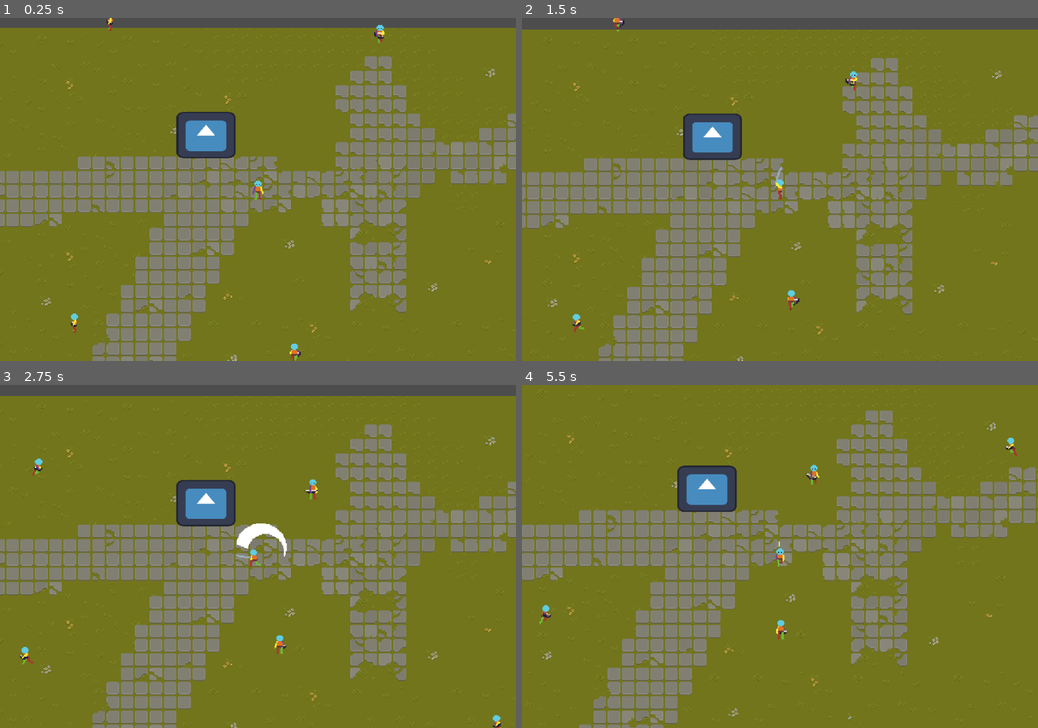
Above: before the commit, frames 1-4 (two rows, left to right).
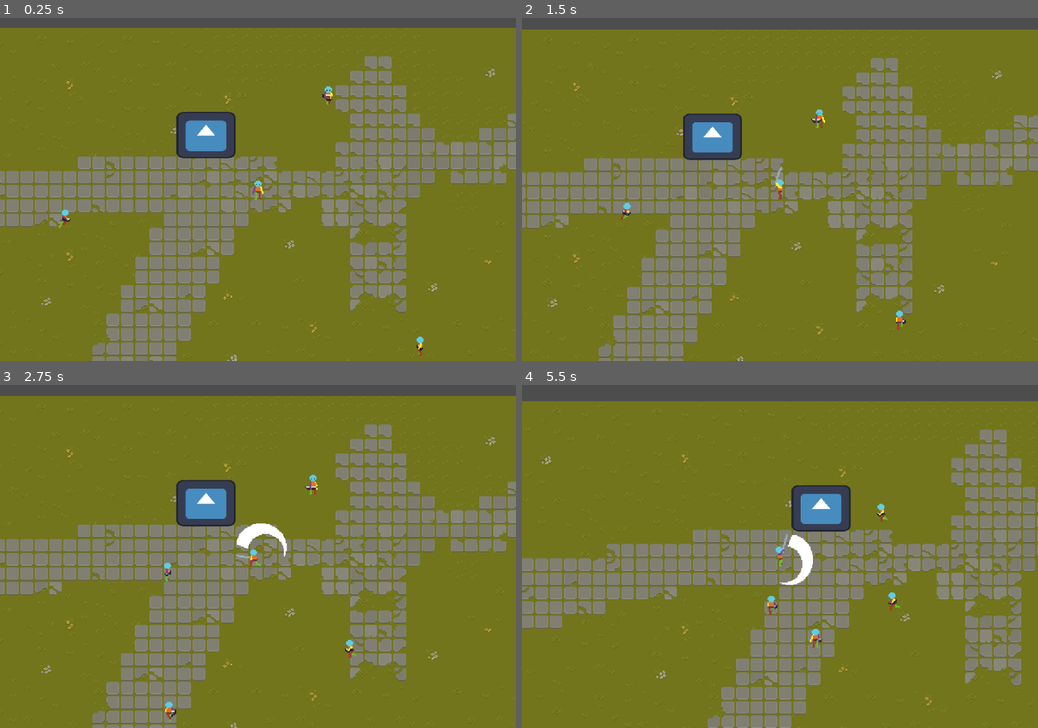
Above: after the commit, the same moments.

Repository: DmNiv/Tekoha
Game: Godot game, scene res://levels/teste.tscn
The game is run twice, just before and just after one commit, with the same random seed, the same clock (stepped at 60 frames per second) and the same inputs. The engine's default icon, where the game draws it, is replaced by a stand-in: a white triangle on a blue panel in a dark square.
Inputs (mouse positions are in pixels of both pictures, inside the frame that each line leads up to):
- Up to frame 1 (0.25 s): no input
- Up to frame 2 (1.5 s): move the mouse to (893, 172) at 0.52 s; hold D (move_right) 0.53-1.28 s; click (893, 172) at 0.6 s; move the mouse to (676, 206) at 1.27 s; hold S (move_down) from 1.28 s (still down); click (676, 206) at 1.35 s
- Up to frame 3 (2.75 s): move the mouse to (309, 481) at 2.02 s; release S (move_down) at 2.03 s; hold D (move_right) from 2.03 s (still down); right-click (309, 481) at 2.1 s; click (309, 481) at 2.3 s
- Up to frame 4 (5.5 s): move the mouse to (754, 625) at 2.77 s; release D (move_right) at 2.78 s; hold W (move_up) 2.78-3.53 s; click (754, 625) at 2.85 s; move the mouse to (934, 607) at 3.52 s; hold A (move_left) 3.53-5.03 s; click (934, 607) at 3.6 s; move the mouse to (625, 505) at 4.27 s; right-click (625, 505) at 4.35 s; click (625, 505) at 4.55 s; move the mouse to (805, 556) at 5.02 s; hold S (move_down) from 5.03 s (still down); click (805, 556) at 5.1 s

The runs differ from the first frame. In frame 1, 0.4% of the frame differs, in the area x 11-83%, y 0-100%; in frame 2, 0.5%; in frame 3, 0.5%; in frame 4, 42%, in the area x 0-100%, y 0-100%.

Commit message:
stun implementado

Diff:
--- a/tekoha/enemies/arrow.gd
+++ b/tekoha/enemies/arrow.gd
@@ -16,6 +16,7 @@
 func _process(delta: float) -> void:
 	animation_tree.set("parameters/blend_position", direction)
 	position += direction * speed * delta
+	attack.attack_position = global_position
 
 
 func _on_hitbox_component_area_entered(area: Area2D) -> void:
--- a/tekoha/enemies/enemy_ranged/animation_tree.gd
+++ b/tekoha/enemies/enemy_ranged/animation_tree.gd
@@ -10,3 +10,4 @@
 	set("parameters/Walk/blend_position", enemy_ranged.move_direction)
 	set("parameters/RangeAttack01/blend_position", enemy_ranged.last_facing_direction)
 	set("parameters/AttackEnd/blend_position", enemy_ranged.last_facing_direction)
+	set("parameters/Stun/blend_position", -enemy_ranged.velocity)
--- a/tekoha/enemies/enemy_ranged/enemy_ranged.gd
+++ b/tekoha/enemies/enemy_ranged/enemy_ranged.gd
@@ -10,7 +10,7 @@
 
 var attack: Attack
 var projectile_damage: int = 10
-var projectile_knockback: int
+var projectile_knockback: int = 25
 const PROJECTILE_STUN_TIME: float = 0.5
 
 @onready var animation_tree: AnimationTree = $AnimationTree
--- a/tekoha/enemies/enemy_ranged/enemy_ranged.tscn
+++ b/tekoha/enemies/enemy_ranged/enemy_ranged.tscn
@@ -16,9 +16,13 @@
 [ext_resource type="Texture2D" uid="uid://bvdvhw0080n6n" path="res://enemies/enemy_ranged/assets/Bow_2_Template_Run_Down-Sheet.png" id="13_1ijdr"]
 [ext_resource type="Texture2D" uid="uid://bu1svpf85wnoa" path="res://enemies/enemy_ranged/assets/Bow_2_Template_Run_Left-Sheet.png" id="14_ylh84"]
 [ext_resource type="Texture2D" uid="uid://c0s41awyw05d7" path="res://enemies/enemy_ranged/assets/Bow_2_Template_Run_Right-Sheet.png" id="15_b26mc"]
+[ext_resource type="Texture2D" uid="uid://dfpi8eukksjm2" path="res://player/assets/4_Template_Take_Damage_Down-Sheet.png" id="16_exuoc"]
 [ext_resource type="Texture2D" uid="uid://cyrvdr2h435x4" path="res://enemies/enemy_ranged/assets/Bow_2_Template_Run_Up-Sheet.png" id="16_jvg8h"]
 [ext_resource type="Script" uid="uid://cryb2wkdfpems" path="res://components/health/health_component.gd" id="17_ij7f7"]
+[ext_resource type="Texture2D" uid="uid://dgu2bs4qmb2nj" path="res://player/assets/4_Template_Take_Damage_Left-Sheet.png" id="17_ygbwh"]
 [ext_resource type="Script" uid="uid://cwa0a7ot3ldjx" path="res://components/hitbox/hitbox_component.gd" id="18_mxmuc"]
+[ext_resource type="Texture2D" uid="uid://cugykw8imk24p" path="res://player/assets/4_Template_Take_Damage_Right-Sheet.png" id="18_qdngx"]
+[ext_resource type="Texture2D" uid="uid://c5alo5y36kvgp" path="res://player/assets/4_Template_Take_Damage_Up-Sheet.png" id="19_7eajx"]
 [ext_resource type="Script" uid="uid://knlg3c1rm1tb" path="res://state_machine/state_machine.gd" id="19_mxmuc"]
 [ext_resource type="Script" uid="uid://djwnwycjn4m3x" path="res://enemies/enemy_ranged/animation_tree.gd" id="20_mapt7"]
 [ext_resource type="Script" uid="uid://cmdu7o27h6fsp" path="res://enemies/generic_states/state_idle.gd" id="20_u3p5n"]
@@ -27,6 +31,7 @@
 [ext_resource type="Script" uid="uid://b7d7vvi5jepmg" path="res://enemies/enemy_ranged/enemy_ranged_states/state_range_attack01.gd" id="25_tm8bu"]
 [ext_resource type="Script" uid="uid://dj1dmecdpxa1m" path="res://enemies/enemy_ranged/enemy_ranged_states/state_aim.gd" id="25_unkp8"]
 [ext_resource type="PackedScene" uid="uid://bf5wdv2nlkiof" path="res://enemies/arrow.tscn" id="26_4833x"]
+[ext_resource type="Script" uid="uid://dp1cxsexln1iv" path="res://state_stun.gd" id="32_exuoc"]
 
 [sub_resource type="CapsuleShape2D" id="CapsuleShape2D_u3p5n"]
 radius = 7.0
@@ -260,6 +265,102 @@
 atlas = ExtResource("12_unkp8")
 region = Rect2(640, 0, 128, 128)
 
+[sub_resource type="AtlasTexture" id="AtlasTexture_lsouv"]
+atlas = ExtResource("16_exuoc")
+region = Rect2(0, 0, 128, 128)
+
+[sub_resource type="AtlasTexture" id="AtlasTexture_ubdgd"]
+atlas = ExtResource("16_exuoc")
+region = Rect2(128, 0, 128, 128)
+
+[sub_resource type="AtlasTexture" id="AtlasTexture_vgmab"]
+atlas = ExtResource("16_exuoc")
+region = Rect2(256, 0, 128, 128)
+
+[sub_resource type="AtlasTexture" id="AtlasTexture_rfwqp"]
+atlas = ExtResource("16_exuoc")
+region = Rect2(384, 0, 128, 128)
+
+[sub_resource type="AtlasTexture" id="AtlasTexture_qc6xu"]
+atlas = ExtResource("16_exuoc")
+region = Rect2(512, 0, 128, 128)
+
+[sub_resource type="AtlasTexture" id="AtlasTexture_d68cl"]
+atlas = ExtResource("16_exuoc")
+region = Rect2(640, 0, 128, 128)
+
+[sub_resource type="AtlasTexture" id="AtlasTexture_shie5"]
+atlas = ExtResource("17_ygbwh")
+region = Rect2(0, 0, 128, 128)
+
+[sub_resource type="AtlasTexture" id="AtlasTexture_dipck"]
+atlas = ExtResource("17_ygbwh")
+region = Rect2(128, 0, 128, 128)
+
+[sub_resource type="AtlasTexture" id="AtlasTexture_aqkon"]
+atlas = ExtResource("17_ygbwh")
+region = Rect2(256, 0, 128, 128)
+
+[sub_resource type="AtlasTexture" id="AtlasTexture_njtk6"]
+atlas = ExtResource("17_ygbwh")
+region = Rect2(384, 0, 128, 128)
+
+[sub_resource type="AtlasTexture" id="AtlasTexture_bp2k7"]
+atlas = ExtResource("17_ygbwh")
+region = Rect2(512, 0, 128, 128)
+
+[sub_resource type="AtlasTexture" id="AtlasTexture_0wngc"]
+atlas = ExtResource("17_ygbwh")
+region = Rect2(640, 0, 128, 128)
+
+[sub_resource type="AtlasTexture" id="AtlasTexture_nhyhw"]
+atlas = ExtResource("18_qdngx")
+region = Rect2(0, 0, 128, 128)
+
+[sub_resource type="AtlasTexture" id="AtlasTexture_iy3xe"]
+atlas = ExtResource("18_qdngx")
+region = Rect2(128, 0, 128, 128)
+
+[sub_resource type="AtlasTexture" id="AtlasTexture_d5bw5"]
+atlas = ExtResource("18_qdngx")
+region = Rect2(256, 0, 128, 128)
+
+[sub_resource type="AtlasTexture" id="AtlasTexture_1iy4k"]
+atlas = ExtResource("18_qdngx")
+region = Rect2(384, 0, 128, 128)
+
+[sub_resource type="AtlasTexture" id="AtlasTexture_gw18k"]
+atlas = ExtResource("18_qdngx")
+region = Rect2(512, 0, 128, 128)
+
+[sub_resource type="AtlasTexture" id="AtlasTexture_t8ajm"]
+atlas = ExtResource("18_qdngx")
+region = Rect2(640, 0, 128, 128)
+
+[sub_resource type="AtlasTexture" id="AtlasTexture_dspej"]
+atlas = ExtResource("19_7eajx")
+region = Rect2(0, 0, 128, 128)
+
+[sub_resource type="AtlasTexture" id="AtlasTexture_6eht6"]
+atlas = ExtResource("19_7eajx")
+region = Rect2(128, 0, 128, 128)
+
+[sub_resource type="AtlasTexture" id="AtlasTexture_juxew"]
+atlas = ExtResource("19_7eajx")
+region = Rect2(256, 0, 128, 128)
+
+[sub_resource type="AtlasTexture" id="AtlasTexture_cwb76"]
+atlas = ExtResource("19_7eajx")
+region = Rect2(384, 0, 128, 128)
+
+[sub_resource type="AtlasTexture" id="AtlasTexture_crake"]
+atlas = ExtResource("19_7eajx")
+region = Rect2(512, 0, 128, 128)
+
+[sub_resource type="AtlasTexture" id="AtlasTexture_d4wsj"]
+atlas = ExtResource("19_7eajx")
+region = Rect2(640, 0, 128, 128)
+
 [sub_resource type="AtlasTexture" id="AtlasTexture_8nc30"]
 atlas = ExtResource("13_1ijdr")
 region = Rect2(0, 0, 128, 128)
@@ -584,6 +685,98 @@
 }],
 "loop": true,
 "name": &"idle_up",
+"speed": 5.0
+}, {
+"frames": [{
+"duration": 1.0,
+"texture": SubResource("AtlasTexture_lsouv")
+}, {
+"duration": 1.0,
+"texture": SubResource("AtlasTexture_ubdgd")
+}, {
+"duration": 1.0,
+"texture": SubResource("AtlasTexture_vgmab")
+}, {
+"duration": 1.0,
+"texture": SubResource("AtlasTexture_rfwqp")
+}, {
+"duration": 1.0,
+"texture": SubResource("AtlasTexture_qc6xu")
+}, {
+"duration": 1.0,
+"texture": SubResource("AtlasTexture_d68cl")
+}],
+"loop": true,
+"name": &"take_dmg_down",
+"speed": 5.0
+}, {
+"frames": [{
+"duration": 1.0,
+"texture": SubResource("AtlasTexture_shie5")
+}, {
+"duration": 1.0,
+"texture": SubResource("AtlasTexture_dipck")
+}, {
+"duration": 1.0,
+"texture": SubResource("AtlasTexture_aqkon")
+}, {
+"duration": 1.0,
+"texture": SubResource("AtlasTexture_njtk6")
+}, {
+"duration": 1.0,
+"texture": SubResource("AtlasTexture_bp2k7")
+}, {
+"duration": 1.0,
+"texture": SubResource("AtlasTexture_0wngc")
+}],
+"loop": true,
+"name": &"take_dmg_left",
+"speed": 5.0
+}, {
+"frames": [{
+"duration": 1.0,
+"texture": SubResource("AtlasTexture_nhyhw")
+}, {
+"duration": 1.0,
+"texture": SubResource("AtlasTexture_iy3xe")
+}, {
+"duration": 1.0,
+"texture": SubResource("AtlasTexture_d5bw5")
+}, {
+"duration": 1.0,
+"texture": SubResource("AtlasTexture_1iy4k")
+}, {
+"duration": 1.0,
+"texture": SubResource("AtlasTexture_gw18k")
+}, {
+"duration": 1.0,
+"texture": SubResource("AtlasTexture_t8ajm")
+}],
+"loop": true,
+"name": &"take_dmg_right",
+"speed": 5.0
+}, {
+"frames": [{
+"duration": 1.0,
+"texture": SubResource("AtlasTexture_dspej")
+}, {
+"duration": 1.0,
+"texture": SubResource("AtlasTexture_6eht6")
+}, {
+"duration": 1.0,
+"texture": SubResource("AtlasTexture_juxew")
+}, {
+"duration": 1.0,
+"texture": SubResource("AtlasTexture_cwb76")
+}, {
+"duration": 1.0,
+"texture": SubResource("AtlasTexture_crake")
+}, {
+"duration": 1.0,
+"texture": SubResource("AtlasTexture_d4wsj")
+}],
+"loop": true,
+"name": &"take_dmg_up",
 "speed": 5.0
 }, {
 "frames": [{
@@ -1111,6 +1304,186 @@
 "values": [{
 "args": [],
 "method": &"shoot"
+}]
+}
+
+[sub_resource type="Animation" id="Animation_ygbwh"]
+resource_name = "take_dmg_down"
+length = 0.600003
+tracks/0/type = "value"
+tracks/0/imported = false
+tracks/0/enabled = true
+tracks/0/path = NodePath("Sprite:animation")
+tracks/0/interp = 1
+tracks/0/loop_wrap = true
+tracks/0/keys = {
+"times": PackedFloat32Array(0),
+"transitions": PackedFloat32Array(1),
+"update": 1,
+"values": [&"take_dmg_down"]
+}
+tracks/1/type = "value"
+tracks/1/imported = false
+tracks/1/enabled = true
+tracks/1/path = NodePath("Sprite:frame")
+tracks/1/interp = 1
+tracks/1/loop_wrap = true
+tracks/1/keys = {
+"times": PackedFloat32Array(0, 0.1, 0.2, 0.3, 0.4, 0.5),
+"transitions": PackedFloat32Array(1, 1, 1, 1, 1, 1),
+"update": 1,
+"values": [0, 1, 2, 3, 4, 5]
+}
+tracks/2/type = "method"
+tracks/2/imported = false
+tracks/2/enabled = true
+tracks/2/path = NodePath("StateMachine/Stun")
+tracks/2/interp = 1
+tracks/2/loop_wrap = true
+tracks/2/keys = {
+"times": PackedFloat32Array(0, 0.4),
+"transitions": PackedFloat32Array(1, 1),
+"values": [{
+"args": [],
+"method": &"stun"
+}, {
+"args": [],
+"method": &"stop_stun"
+}]
+}
+
+[sub_resource type="Animation" id="Animation_qdngx"]
+resource_name = "take_dmg_left"
+length = 0.600003
+tracks/0/type = "value"
+tracks/0/imported = false
+tracks/0/enabled = true
+tracks/0/path = NodePath("Sprite:animation")
+tracks/0/interp = 1
+tracks/0/loop_wrap = true
+tracks/0/keys = {
+"times": PackedFloat32Array(0),
+"transitions": PackedFloat32Array(1),
+"update": 1,
+"values": [&"take_dmg_left"]
+}
+tracks/1/type = "value"
+tracks/1/imported = false
+tracks/1/enabled = true
+tracks/1/path = NodePath("Sprite:frame")
+tracks/1/interp = 1
+tracks/1/loop_wrap = true
+tracks/1/keys = {
+"times": PackedFloat32Array(0, 0.1, 0.2, 0.3, 0.4, 0.5),
+"transitions": PackedFloat32Array(1, 1, 1, 1, 1, 1),
+"update": 1,
+"values": [0, 1, 2, 3, 4, 5]
+}
+tracks/2/type = "method"
+tracks/2/imported = false
+tracks/2/enabled = true
+tracks/2/path = NodePath("StateMachine/Stun")
+tracks/2/interp = 1
+tracks/2/loop_wrap = true
+tracks/2/keys = {
+"times": PackedFloat32Array(0, 0.4),
+"transitions": PackedFloat32Array(1, 1),
+"values": [{
+"args": [],
+"method": &"stun"
+}, {
+"args": [],
+"method": &"stop_stun"
+}]
+}
+
+[sub_resource type="Animation" id="Animation_7eajx"]
+resource_name = "take_dmg_right"
+length = 0.600003
+tracks/0/type = "value"
+tracks/0/imported = false
+tracks/0/enabled = true
+tracks/0/path = NodePath("Sprite:animation")
+tracks/0/interp = 1
+tracks/0/loop_wrap = true
+tracks/0/keys = {
+"times": PackedFloat32Array(0),
+"transitions": PackedFloat32Array(1),
+"update": 1,
+"values": [&"take_dmg_right"]
+}
+tracks/1/type = "value"
+tracks/1/imported = false
+tracks/1/enabled = true
+tracks/1/path = NodePath("Sprite:frame")
+tracks/1/interp = 1
+tracks/1/loop_wrap = true
+tracks/1/keys = {
+"times": PackedFloat32Array(0, 0.1, 0.2, 0.3, 0.4, 0.5),
+"transitions": PackedFloat32Array(1, 1, 1, 1, 1, 1),
+"update": 1,
+"values": [0, 1, 2, 3, 4, 5]
+}
+tracks/2/type = "method"
+tracks/2/imported = false
+tracks/2/enabled = true
+tracks/2/path = NodePath("StateMachine/Stun")
+tracks/2/interp = 1
+tracks/2/loop_wrap = true
+tracks/2/keys = {
+"times": PackedFloat32Array(0, 0.4),
+"transitions": PackedFloat32Array(1, 1),
+"values": [{
+"args": [],
+"method": &"stun"
+}, {
+"args": [],
+"method": &"stop_stun"
+}]
+}
+
+[sub_resource type="Animation" id="Animation_22ipv"]
+resource_name = "take_dmg_up"
+length = 0.600003
+tracks/0/type = "value"
+tracks/0/imported = false
+tracks/0/enabled = true
+tracks/0/path = NodePath("Sprite:animation")
+tracks/0/interp = 1
+tracks/0/loop_wrap = true
+tracks/0/keys = {
+"times": PackedFloat32Array(0),
+"transitions": PackedFloat32Array(1),
+"update": 1,
+"values": [&"take_dmg_up"]
+}
+tracks/1/type = "value"
+tracks/1/imported = false
+tracks/1/enabled = true
+tracks/1/path = NodePath("Sprite:frame")
+tracks/1/interp = 1
+tracks/1/loop_wrap = true
+tracks/1/keys = {
+"times": PackedFloat32Array(0, 0.1, 0.2, 0.3, 0.4, 0.5),
+"transitions": PackedFloat32Array(1, 1, 1, 1, 1, 1),
+"update": 1,
+"values": [0, 1, 2, 3, 4, 5]
+}
+tracks/2/type = "method"
+tracks/2/imported = false
+tracks/2/enabled = true
+tracks/2/path = NodePath("StateMachine/Stun")
+tracks/2/interp = 1
+tracks/2/loop_wrap = true
+tracks/2/keys = {
+"times": PackedFloat32Array(0, 0.4),
+"transitions": PackedFloat32Array(1, 1),
+"values": [{
+"args": [],
+"method": &"stun"
+}, {
+"args": [],
+"method": &"stop_stun"
 }]
 }
 
@@ -1249,6 +1622,10 @@
 &"range_attack01_left": SubResource("Animation_4833x"),
 &"range_attack01_right": SubResource("Animation_unkp8"),
 &"range_attack01_up": SubResource("Animation_1ijdr"),
+&"take_dmg_down": SubResource("Animation_ygbwh"),
+&"take_dmg_left": SubResource("Animation_qdngx"),
+&"take_dmg_right": SubResource("Animation_7eajx"),
+&"take_dmg_up": SubResource("Animation_22ipv"),
 &"walk_down": SubResource("Animation_e8yjm"),
 &"walk_left": SubResource("Animation_mapt7"),
 &"walk_right": SubResource("Animation_w125s"),
@@ -1322,6 +1699,29 @@
 blend_point_2/pos = Vector2(0, 1)
 blend_point_3/node = SubResource("AnimationNodeAnimation_mxmuc")
 blend_point_3/pos = Vector2(0, -1)
+blend_mode = 1
+
+[sub_resource type="AnimationNodeAnimation" id="AnimationNodeAnimation_t8c1s"]
+animation = &"take_dmg_left"
+
+[sub_resource type="AnimationNodeAnimation" id="AnimationNodeAnimation_l5lj8"]
+animation = &"take_dmg_right"
+
+[sub_resource type="AnimationNodeAnimation" id="AnimationNodeAnimation_j8vai"]
+animation = &"take_dmg_up"
+
+[sub_resource type="AnimationNodeAnimation" id="AnimationNodeAnimation_hnpqf"]
+animation = &"take_dmg_down"
+
+[sub_resource type="AnimationNodeBlendSpace2D" id="AnimationNodeBlendSpace2D_xuuw8"]
+blend_point_0/node = SubResource("AnimationNodeAnimation_t8c1s")
+blend_point_0/pos = Vector2(-1, 0)
+blend_point_1/node = SubResource("AnimationNodeAnimation_l5lj8")
+blend_point_1/pos = Vector2(1, 0)
+blend_point_2/node = SubResource("AnimationNodeAnimation_j8vai")
+blend_point_2/pos = Vector2(0, -1)
+blend_point_3/node = SubResource("AnimationNodeAnimation_hnpqf")
+blend_point_3/pos = Vector2(0, 1)
 blend_mode = 1
 
 [sub_resource type="AnimationNodeAnimation" id="AnimationNodeAnimation_1ijdr"]
@@ -1374,15 +1774,17 @@
 
 [sub_resource type="AnimationNodeStateMachine" id="AnimationNodeStateMachine_8pjee"]
 states/AttackEnd/node = SubResource("AnimationNodeBlendSpace2D_hvbnd")
-states/AttackEnd/position = Vector2(530, 6)
+states/AttackEnd/position = Vector2(662, 8)
 states/Idle/node = SubResource("AnimationNodeBlendSpace2D_ij7f7")
 states/Idle/position = Vector2(358, 100)
 states/RangeAttack01/node = SubResource("AnimationNodeBlendSpace2D_8pjee")
-states/RangeAttack01/position = Vector2(530, 155)
+states/RangeAttack01/position = Vector2(662, 154)
+states/Stun/node = SubResource("AnimationNodeBlendSpace2D_xuuw8")
+states/Stun/position = Vector2(244, -47)
 states/Walk/node = SubResource("AnimationNodeBlendSpace2D_mxmuc")
 states/Walk/position = Vector2(358, 217)
 transitions = ["Start", "Idle", SubResource("AnimationNodeStateMachineTransition_u3p5n"), "Idle", "Walk", SubResource(" …(451 unchanged characters)…
-graph_offset = Vector2(0, 13)
+graph_offset = Vector2(-70, -94)
 
 [node name="EnemyRanged" type="CharacterBody2D"]
 collision_layer = 8
@@ -1395,11 +1797,13 @@
 script = ExtResource("17_ij7f7")
 metadata/_custom_type_script = "uid://cryb2wkdfpems"
 
-[node name="HitboxComponent" type="Area2D" parent="." node_paths=PackedStringArray("health_component")]
+[node name="HitboxComponent" type="Area2D" parent="." node_paths=PackedStringArray("health_component", "state_machine", "stun_state")]
 collision_layer = 32
 collision_mask = 0
 script = ExtResource("18_mxmuc")
 health_component = NodePath("../HealthComponent")
+state_machine = NodePath("../StateMachine")
+stun_state = NodePath("../StateMachine/Stun")
 metadata/_custom_type_script = "uid://cwa0a7ot3ldjx"
 
 [node name="Hitbox" type="CollisionShape2D" parent="HitboxComponent"]
@@ -1427,6 +1831,7 @@
 parameters/AttackEnd/blend_position = Vector2(0, 0)
 parameters/Idle/blend_position = Vector2(-0.000813663, 0.00432897)
 parameters/RangeAttack01/blend_position = Vector2(-0.99681, 0)
+parameters/Stun/blend_position = Vector2(0, 0)
 parameters/Walk/blend_position = Vector2(0, 0)
 script = ExtResource("20_mapt7")
 
@@ -1457,4 +1862,14 @@
 script = ExtResource("25_tm8bu")
 projectile = ExtResource("26_4833x")
 
+[node name="Stun" type="Node" parent="StateMachine" node_paths=PackedStringArray("stun_timer", "hitbox")]
+script = ExtResource("32_exuoc")
+stun_timer = NodePath("../../StunTimer")
+hitbox = NodePath("../../HitboxComponent/Hitbox")
+metadata/_custom_type_script = "uid://dp1cxsexln1iv"
+
+[node name="StunTimer" type="Timer" parent="."]
+one_shot = true
+
 [connection signal="animation_finished" from="AnimationTree" to="StateMachine/RangeAttack01" method="_on_animation_tree_animation_finished"]
+[connection signal="timeout" from="StunTimer" to="StateMachine/Stun" method="_on_stun_timer_timeout"]
--- a/tekoha/levels/teste.tscn
+++ b/tekoha/levels/teste.tscn
@@ -688,19 +688,13 @@
 position = Vector2(370, 124)
 
 [node name="EnemyRanged2" parent="." instance=ExtResource("2_f0ocu")]
-position = Vector2(201, -50)
+position = Vector2(239, 308)
 
 [node name="EnemyRanged3" parent="." instance=ExtResource("2_f0ocu")]
-position = Vector2(375, 339)
+position = Vector2(-67, 350)
 
 [node name="EnemyRanged4" parent="." instance=ExtResource("2_f0ocu")]
-position = Vector2(-147, 282)
+position = Vector2(-171, 167)
 
 [node name="EnemyRanged5" parent="." instance=ExtResource("2_f0ocu")]
-position = Vector2(-243, 84)
-
-[node name="EnemyRanged6" parent="." instance=ExtResource("2_f0ocu")]
-position = Vector2(-107, -56)
-
-[node name="EnemyRanged7" parent="." instance=ExtResource("2_f0ocu")]
-position = Vector2(101, 327)
+position = Vector2(143, 19)
--- a/tekoha/player/animation_tree.gd
+++ b/tekoha/player/animation_tree.gd
@@ -12,3 +12,4 @@
 	set("parameters/AttackEnd/blend_position", player.attack_direction)
 	set("parameters/Attack02/blend_position", player.attack_direction)
 	set("parameters/Roll/blend_position", player.roll_direction)
+	set("parameters/Stun/blend_position", -player.velocity)
--- a/tekoha/player/states/state_attack01.gd
+++ b/tekoha/player/states/state_attack01.gd
@@ -3,6 +3,7 @@
 const ATTACK_VELOCITY: int = 50
 const ATTACK_DAMAGE: int = 15
 const ATTACK_KNOCKBACK: int = 20
+const STUN_TIME: float = 0.5
 var weapon: PlayerWeapon
 
 func enter():
@@ -15,6 +16,7 @@
 	# Altera os valores do ataque
 	weapon.attack_damage = ATTACK_DAMAGE
 	weapon.attack_knockback = ATTACK_KNOCKBACK
+	weapon.stun_time = STUN_TIME
 	# Animação de ataque
 	animation_root_node.travel("Attack01")
 
--- a/tekoha/player/states/state_attack02.gd
+++ b/tekoha/player/states/state_attack02.gd
@@ -5,6 +5,7 @@
 const ATTACK_VELOCITY: int = 75
 const ATTACK_DAMAGE: int = 30
 const ATTACK_KNOCKBACK: int = 25
+const STUN_TIME: float = 0.75
 
 func enter():
 	weapon = owner_node.weapon
@@ -17,6 +18,7 @@
 	# Altera os valores do ataque
 	weapon.attack_damage = ATTACK_DAMAGE
 	weapon.attack_knockback = ATTACK_KNOCKBACK
+	weapon.stun_time = STUN_TIME
 	# Animação de ataque
 	animation_root_node.travel("Attack02")
 
--- a/tekoha/player/weapon.gd
+++ b/tekoha/player/weapon.gd
@@ -2,7 +2,7 @@
 
 var attack_damage: int
 var attack_knockback: int
-const STUN_TIME: float = 1.5
+var stun_time: float
 
 @onready var player: Player = $".."
 @onready var weapon_collision: CollisionShape2D = $WeaponHitbox/WeaponCollision
@@ -14,7 +14,7 @@
 		attack.attack_damage = attack_damage
 		attack.knockback_force = attack_knockback
 		attack.attack_position = global_position
-		attack.stun_time = STUN_TIME
+		attack.stun_time = stun_time
 		area.damage(attack)
 
 func turn_down():
--- a/tekoha/state_stun.gd
+++ b/tekoha/state_stun.gd
@@ -6,7 +6,8 @@
 
 func enter():
 	if owner_node is CharacterBody2D:
-		owner_node.velocity = Vector2.ZERO
+		owner_node.velocity = -(attack_info.attack_position - owner_node.global_position).normalized() * attack_info.knockback_force
+
 	stun_timer.wait_time = attack_info.stun_time
 	stun_timer.start()
 	animation_root_node.travel("Stun")
Not shown: 1 places in tekoha/enemies/enemy_ranged/enemy_ranged.tscn that only renumber resources
